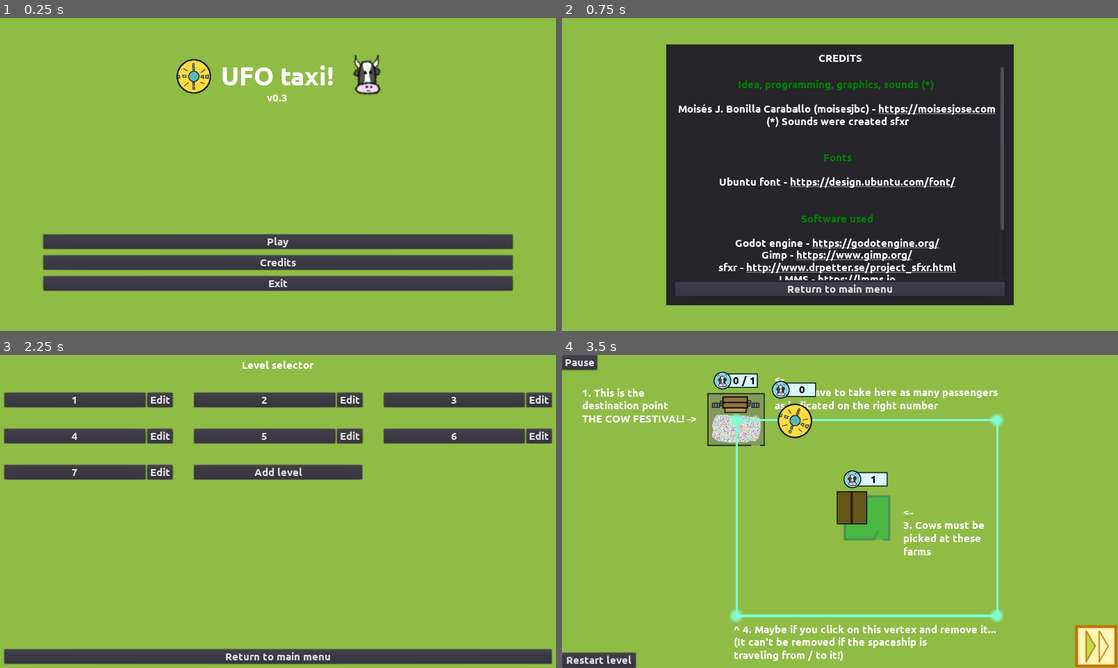
Above: before the commit, frames 1-4 (two rows, left to right).
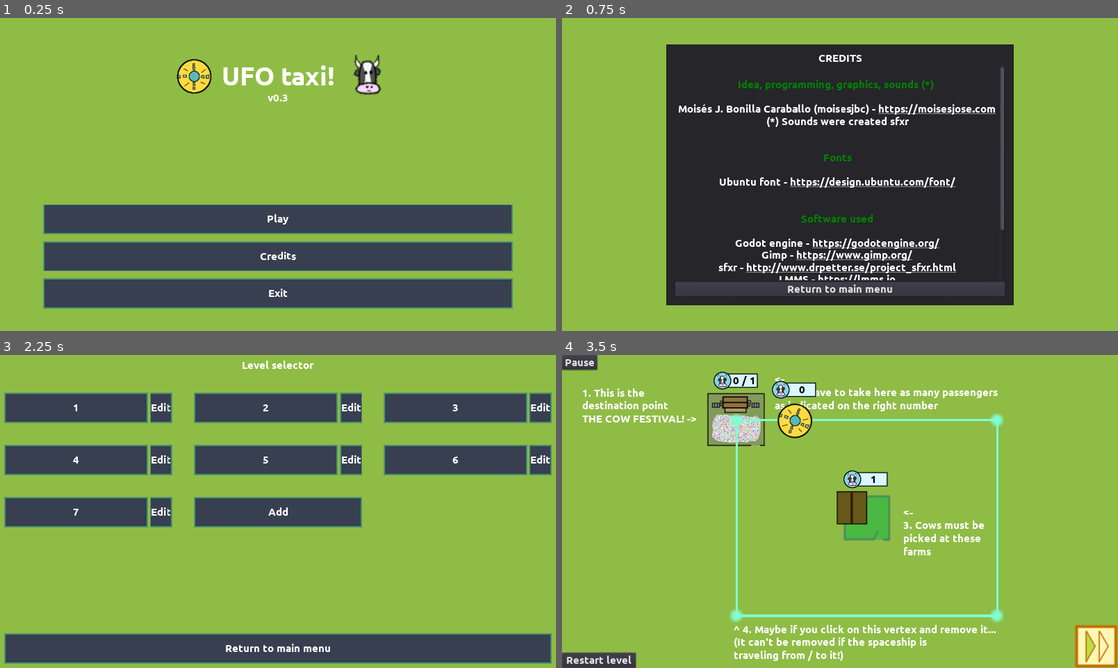
Above: after the commit, the same moments.

Repository: moisesjbc/ufo-taxi
Game: Godot game, scene res://menus/main_menu/main_menu.tscn
Two runs of this game, one before a commit and one after it. Both use one fixed random seed, a clock stepped at 60 frames per second and the inputs below.
Inputs:
- Up to frame 1 (0.25 s): no input
- Up to frame 2 (0.75 s): click "Credits" at 0.5 s
- Up to frame 3 (2.25 s): click "Return to main menu" at 1.25 s; click "Play" at 2 s
- Up to frame 4 (3.5 s): click "1" at 2.75 s

The runs differ from the first frame. In frame 1, 19% of the frame differs, in the area x 7-93%, y 11-93%; in frame 2, nothing differs; in frame 3, 31%, in the area x 0-100%, y 11-99%; in frame 4, nothing differs.

Commit message:
Added custom styles for some buttons (Thanks coolors.co!)

Diff:
--- /dev/null
+++ b/godot-project/gui/button/button.tscn
@@ -0,0 +1,54 @@
+[gd_scene load_steps=6 format=2]
+
+[ext_resource path="res://fonts/ubuntu_dynamicfont.tres" type="DynamicFont" id=1]
+
+[sub_resource type="Theme" id=1]
+default_font = ExtResource( 1 )
+Button/colors/font_color = Color( 1, 1, 1, 1 )
+Button/colors/font_color_disabled = Color( 0.9, 0.9, 0.9, 0.2 )
+Button/colors/font_color_hover = Color( 0.94, 0.94, 0.94, 1 )
+Button/colors/font_color_pressed = Color( 1, 1, 1, 1 )
+Button/constants/hseparation = 2
+Button/fonts/font = null
+Button/styles/disabled = null
+Button/styles/focus = null
+Button/styles/hover = null
+Button/styles/normal = null
+Button/styles/pressed = null
+
+[sub_resource type="StyleBoxFlat" id=3]
+bg_color = Color( 0.141176, 0.482353, 0.627451, 1 )
+border_width_left = 3
+border_width_top = 3
+border_width_right = 3
+border_width_bottom = 3
+border_color = Color( 0.298039, 0.584314, 0.423529, 1 )
+
+[sub_resource type="StyleBoxFlat" id=4]
+bg_color = Color( 0.215686, 0.247059, 0.317647, 1 )
+border_width_left = 3
+border_width_top = 3
+border_width_right = 3
+border_width_bottom = 3
+border_color = Color( 0.298039, 0.584314, 0.423529, 1 )
+
+[sub_resource type="StyleBoxFlat" id=2]
+bg_color = Color( 0.215686, 0.247059, 0.317647, 1 )
+border_width_left = 3
+border_width_top = 3
+border_width_right = 3
+border_width_bottom = 3
+border_color = Color( 0.298039, 0.584314, 0.423529, 1 )
+
+[node name="start_game_button" type="Button"]
+margin_right = 1080.0
+margin_bottom = 34.0
+rect_min_size = Vector2( 0, 70 )
+theme = SubResource( 1 )
+custom_styles/hover = SubResource( 3 )
+custom_styles/pressed = SubResource( 4 )
+custom_styles/normal = SubResource( 2 )
+text = "Play"
+__meta__ = {
+"_edit_use_anchors_": false
+}
--- a/godot-project/menus/level_selector/level_options/level_options.tscn
+++ b/godot-project/menus/level_selector/level_options/level_options.tscn
@@ -1,6 +1,7 @@
-[gd_scene load_steps=2 format=2]
+[gd_scene load_steps=3 format=2]
 
 [ext_resource path="res://menus/level_selector/level_options/level_options.gd" type="Script" id=1]
+[ext_resource path="res://gui/button/button.tscn" type="PackedScene" id=2]
 
 [node name="level_options" type="HBoxContainer"]
 margin_right = 40.0
@@ -11,17 +12,17 @@
 "_edit_use_anchors_": false
 }
 
-[node name="play_button" type="Button" parent="."]
-margin_right = 26.0
+[node name="play_button" parent="." instance=ExtResource( 2 )]
+margin_right = 55.0
 margin_bottom = 40.0
 size_flags_horizontal = 3
 size_flags_vertical = 3
-text = "1"
 
-[node name="edit_button" type="Button" parent="."]
-margin_left = 30.0
-margin_right = 90.0
+[node name="edit_button" parent="." instance=ExtResource( 2 )]
+margin_left = 59.0
+margin_right = 113.0
 margin_bottom = 40.0
+size_flags_vertical = 3
 text = "Edit"
 [connection signal="pressed" from="play_button" to="." method="_on_play_button_pressed"]
 [connection signal="pressed" from="edit_button" to="." method="_on_edit_button_pressed"]
--- a/godot-project/menus/level_selector/level_selector.gd
+++ b/godot-project/menus/level_selector/level_selector.gd
@@ -10,29 +10,15 @@
 		level_option.connect('play_button_pressed', self, '_play_level', [level_index])
 		level_option.connect('edit_button_pressed', self, '_edit_level', [level_index])
 		$margin_container/vbox_container/levels_container.add_child(level_option)
+		$margin_container/vbox_container/levels_container.move_child(level_option, $margin_container/vbox_container/levels_container.get_child_count() - 2)
 
 	# Only when playing from editor add button for adding a new level.
 	# Source: <https://godotengine.org/qa/58519/check-if-game-is-exported>
-	if not OS.has_feature("standalone"):
-		var add_level_button = Button.new()
-		add_level_button.text = 'Add level'
-		add_level_button.connect('pressed', self, '_add_level')
-		$margin_container/vbox_container/levels_container.add_child(add_level_button)
+	$margin_container/vbox_container/levels_container/add_level_button.visible = not OS.has_feature("standalone")
 
 func _play_level(level_index):
 	campaign_manager.load_level(0, level_index)
 	get_tree().change_scene('res://gameplay/main/main.tscn')
-
-func _add_level():
-	# Right now we can rely on len(campaign_manager.level_ids) for calculating
-	# the next free ID.
-	# TODO: Change this calculation once we add new campaigns.
-	var level_id: int = len(campaign_manager.level_ids)
-	level_manager.create_campaign_level(level_id)
-	campaign_manager.add_level(level_id)
-
-	get_tree().change_scene("res://level_editor/main/level_editor.tscn")
-
 
 func _edit_level(level_index: int):
 	var level_id: int = campaign_manager.level_ids[level_index]
@@ -43,3 +29,14 @@
 
 func _on_return_button_pressed():
 	get_tree().change_scene("res://menus/main_menu/main_menu.tscn")
+
+
+func _on_add_level_button_pressed():
+	# Right now we can rely on len(campaign_manager.level_ids) for calculating
+	# the next free ID.
+	# TODO: Change this calculation once we add new campaigns.
+	var level_id: int = len(campaign_manager.level_ids)
+	level_manager.create_campaign_level(level_id)
+	campaign_manager.add_level(level_id)
+
+	get_tree().change_scene("res://level_editor/main/level_editor.tscn")
--- a/godot-project/menus/level_selector/level_selector.tscn
+++ b/godot-project/menus/level_selector/level_selector.tscn
@@ -1,6 +1,7 @@
-[gd_scene load_steps=2 format=2]
+[gd_scene load_steps=3 format=2]
 
 [ext_resource path="res://menus/level_selector/level_selector.gd" type="Script" id=1]
+[ext_resource path="res://gui/button/button.tscn" type="PackedScene" id=2]
 
 [node name="level_selector" type="Control"]
 anchor_right = 1.0
@@ -43,9 +44,14 @@
 custom_constants/hseparation = 50
 columns = 3
 
-[node name="return_button" type="Button" parent="margin_container/vbox_container"]
+[node name="add_level_button" parent="margin_container/vbox_container/levels_container" instance=ExtResource( 2 )]
+margin_right = 53.0
+text = "Add"
+
+[node name="return_button" parent="margin_container/vbox_container" instance=ExtResource( 2 )]
 margin_top = 666.0
 margin_right = 1260.0
 margin_bottom = 700.0
 text = "Return to main menu"
+[connection signal="pressed" from="margin_container/vbox_container/levels_container/add_level_button" to="." method="_on_add_level_button_pressed"]
 [connection signal="pressed" from="margin_container/vbox_container/return_button" to="." method="_on_return_button_pressed"]
--- a/godot-project/menus/main_menu/main_menu.tscn
+++ b/godot-project/menus/main_menu/main_menu.tscn
@@ -1,9 +1,10 @@
-[gd_scene load_steps=6 format=2]
+[gd_scene load_steps=7 format=2]
 
 [ext_resource path="res://fonts/Ubuntu-B.ttf" type="DynamicFontData" id=1]
 [ext_resource path="res://icon.png" type="Texture" id=2]
 [ext_resource path="res://cow.png" type="Texture" id=3]
 [ext_resource path="res://menus/main_menu/main_menu.gd" type="Script" id=4]
+[ext_resource path="res://gui/button/button.tscn" type="PackedScene" id=5]
 
 [sub_resource type="DynamicFont" id=1]
 size = 60
@@ -21,7 +22,8 @@
 [node name="margin_container" type="MarginContainer" parent="."]
 anchor_right = 1.0
 anchor_bottom = 1.0
-margin_bottom = 161.0
+margin_right = 1.0
+margin_bottom = 150.0
 custom_constants/margin_right = 100
 custom_constants/margin_top = 100
 custom_constants/margin_left = 100
@@ -33,12 +35,12 @@
 [node name="vbox_container" type="VBoxContainer" parent="margin_container"]
 margin_left = 100.0
 margin_top = 100.0
-margin_right = 1180.0
-margin_bottom = 781.0
-custom_constants/separation = 300
+margin_right = 1181.0
+margin_bottom = 770.0
+custom_constants/separation = 230
 
 [node name="title_container" type="CenterContainer" parent="margin_container/vbox_container"]
-margin_right = 1080.0
+margin_right = 1081.0
 margin_bottom = 100.0
 
 [node name="HBoxContainer" type="HBoxContainer" parent="margin_container/vbox_container/title_container"]
@@ -74,26 +76,25 @@
 texture = ExtResource( 3 )
 
 [node name="buttons_container" type="VBoxContainer" parent="margin_container/vbox_container"]
-margin_top = 400.0
-margin_right = 1080.0
-margin_bottom = 532.0
+margin_top = 330.0
+margin_right = 1081.0
+margin_bottom = 570.0
 custom_constants/separation = 15
 
-[node name="start_game_button" type="Button" parent="margin_container/vbox_container/buttons_container"]
-margin_right = 1080.0
-margin_bottom = 34.0
-text = "Play"
+[node name="start_game_button" parent="margin_container/vbox_container/buttons_container" instance=ExtResource( 5 )]
+margin_right = 1081.0
+margin_bottom = 70.0
 
-[node name="credits_button" type="Button" parent="margin_container/vbox_container/buttons_container"]
-margin_top = 49.0
-margin_right = 1080.0
-margin_bottom = 83.0
+[node name="credits_button" parent="margin_container/vbox_container/buttons_container" instance=ExtResource( 5 )]
+margin_top = 85.0
+margin_right = 1081.0
+margin_bottom = 155.0
 text = "Credits"
 
-[node name="exit_button" type="Button" parent="margin_container/vbox_container/buttons_container"]
-margin_top = 98.0
-margin_right = 1080.0
-margin_bottom = 132.0
+[node name="exit_button" parent="margin_container/vbox_container/buttons_container" instance=ExtResource( 5 )]
+margin_top = 170.0
+margin_right = 1081.0
+margin_bottom = 240.0
 text = "Exit"
 [connection signal="pressed" from="margin_container/vbox_container/buttons_container/start_game_button" to="." method="_on_start_game_button_pressed"]
 [connection signal="pressed" from="margin_container/vbox_container/buttons_container/credits_button" to="." method="_on_credits_button_pressed"]
